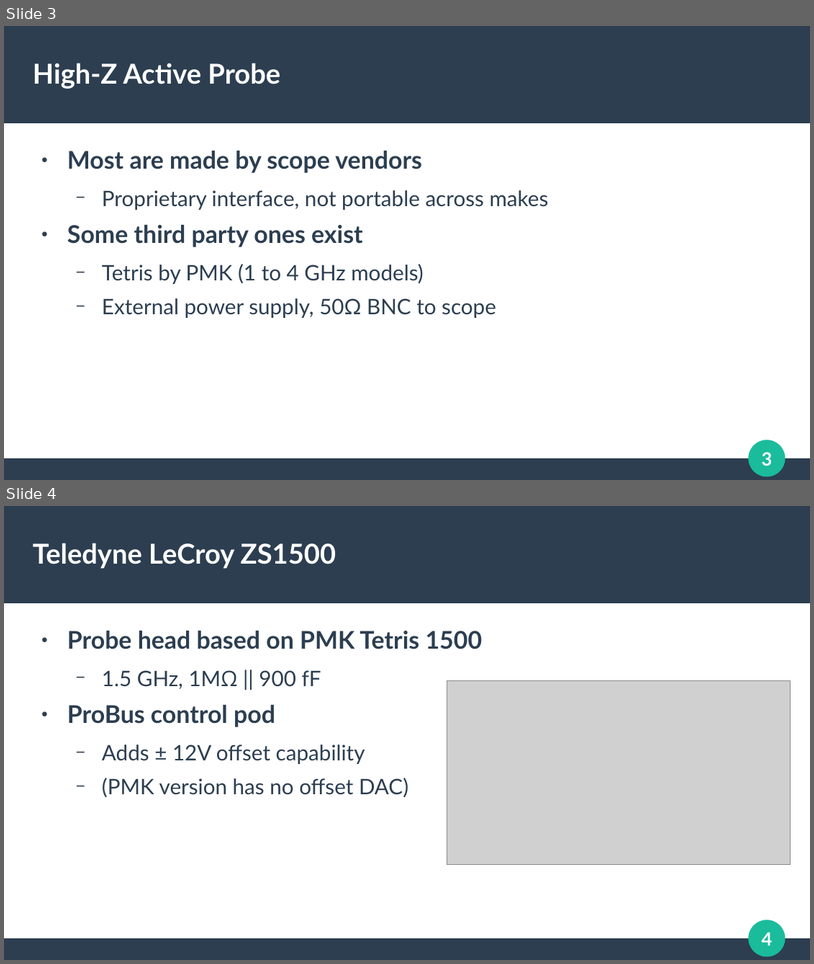
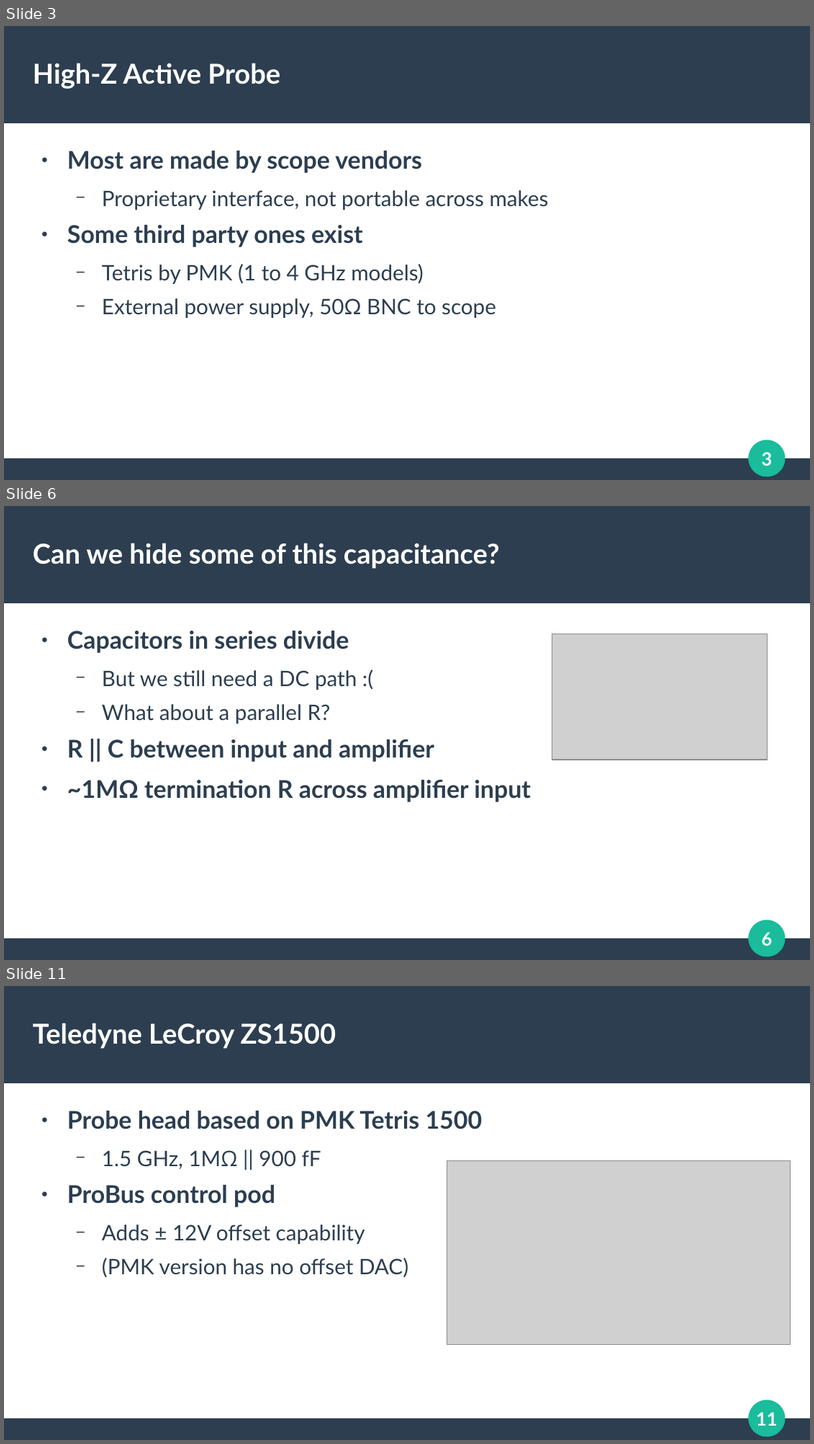
Before and after one commit to azonenberg/electronics-training, a slide deck: oscilloscope-probing/sec04-hiz-active.odp. Shown one above the other, each under a label of ours: slides 3 and 4 before the commit, slides 3, 6 and 11 after it; the slides between them are not shown. The pictures are 814x964 and 814x1444 pixels, drawn with LibreOffice and Linux fonts; fonts in the diff are those of the drawing; grey boxes stand for pictures. Boxes give left, top, right and bottom in pixels: in the first picture for what was removed or moved away, otherwise in the second. Text is boxed around its words. In the diff, an @@ line names an element or a change of style, - is before the commit and + after.

```diff
--- a/oscilloscope-probing/sec04-hiz-active.odp
+++ b/oscilloscope-probing/sec04-hiz-active.odp
@@ slide 6 added at bbox=[4, 506, 810, 960], background #FFFFFF; not listed: 4 template elements that a slide beside it also shows @@
@@ title added at bbox=[33, 543, 500, 569], 27 pt, text #FFFFFF, bold @@
+Can we hide some of this capacitance?
@@ text added at bbox=[67, 631, 531, 802], 24 pt, text #2C3E50, bold @@
+● Capacitors in series divide
+  − But we still need a DC path :(
+  − What about a parallel R?
+● R || C between input and amplifier
+● ~1MΩ termination R across amplifier input
@@ picture added at bbox=[553, 634, 768, 760] @@
@@ what was slide 4 is now slide 11 @@
@@ page number at bbox=[756, 1412, 777, 1425]: text changed @@
-4
+11
```
Also in this commit, not shown: 3 slides changed, 8 other slides added, 5 other files.
